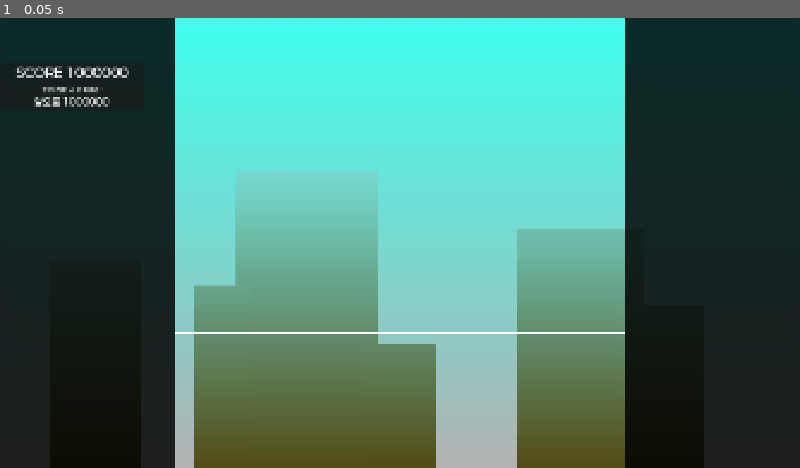
Above: before the commit, frame 1.
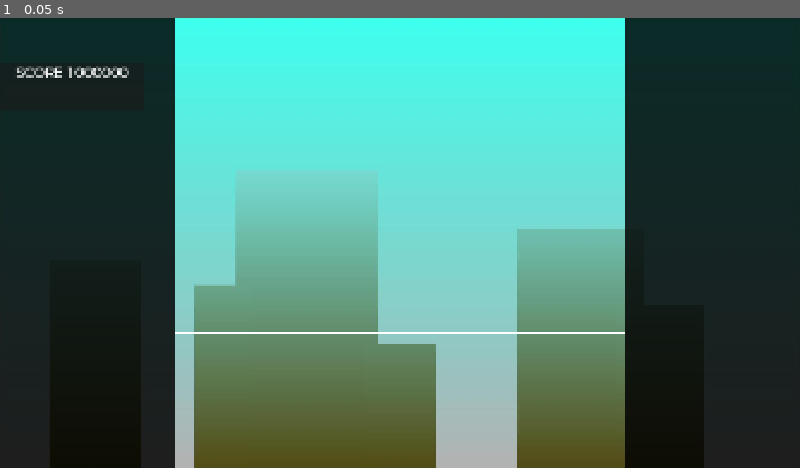
Above: after the commit, the same moment.

Repository: junu192857/Vexatonic-dash-2
Game: Godot game, scene res://Scenes/RhythmScene.tscn
Same seed, same stepped clock (60 frames per second), same inputs: the game is played once before the commit and once after it. This scene is started directly instead of the project's main scene. Sound files missing from this copy of the repository are replaced by a short silence.
Inputs:
- Up to frame 1 (0.05 s): no input

The runs differ from the first frame. In frame 1, 0.2% of the frame differs, in the area x 4-14%, y 15-20%.

Commit message:
랜덤대화 스크립트 하나 추가

Diff:
--- a/vexatonic-dash-2/Scenes/RhythmScene.tscn
+++ b/vexatonic-dash-2/Scenes/RhythmScene.tscn
@@ -155,6 +155,7 @@
 vertical_alignment = 1
 
 [node name="ForcedStopLabel" type="Label" parent="CanvasLayer/Control/ScorePanel" unique_id=1758996143]
+visible = false
 layout_mode = 1
 anchors_preset = -1
 anchor_top = 0.386
@@ -168,6 +169,7 @@
 vertical_alignment = 1
 
 [node name="ForcedStopLabel2" type="Label" parent="CanvasLayer/Control/ScorePanel" unique_id=1855834486]
+visible = false
 layout_mode = 1
 anchors_preset = -1
 anchor_top = 0.64000005
--- a/vexatonic-dash-2/Scripts/MainMenu/MainMenuManager.gd
+++ b/vexatonic-dash-2/Scripts/MainMenu/MainMenuManager.gd
@@ -105,5 +105,5 @@
 func open_random_conversation():
 	if state != MainMenuState.Main:
 		return
-	var random_int = randi() % 3
+	var random_int = randi() % 4
 	storyManager.start_story("res://Scripts/MainMenu/RandomConversation/%d.txt" % random_int, true)
Not shown, added: vexatonic-dash-2/Scripts/MainMenu/RandomConversation/3.txt
